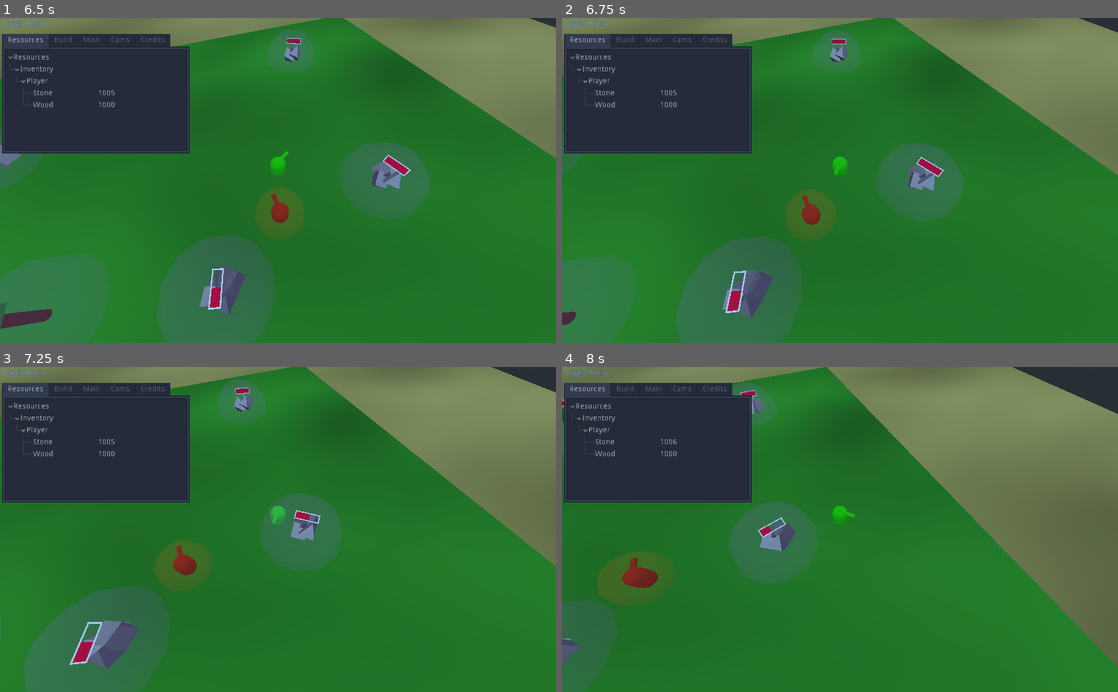
Above: before the commit, frames 1-4 (two rows, left to right).
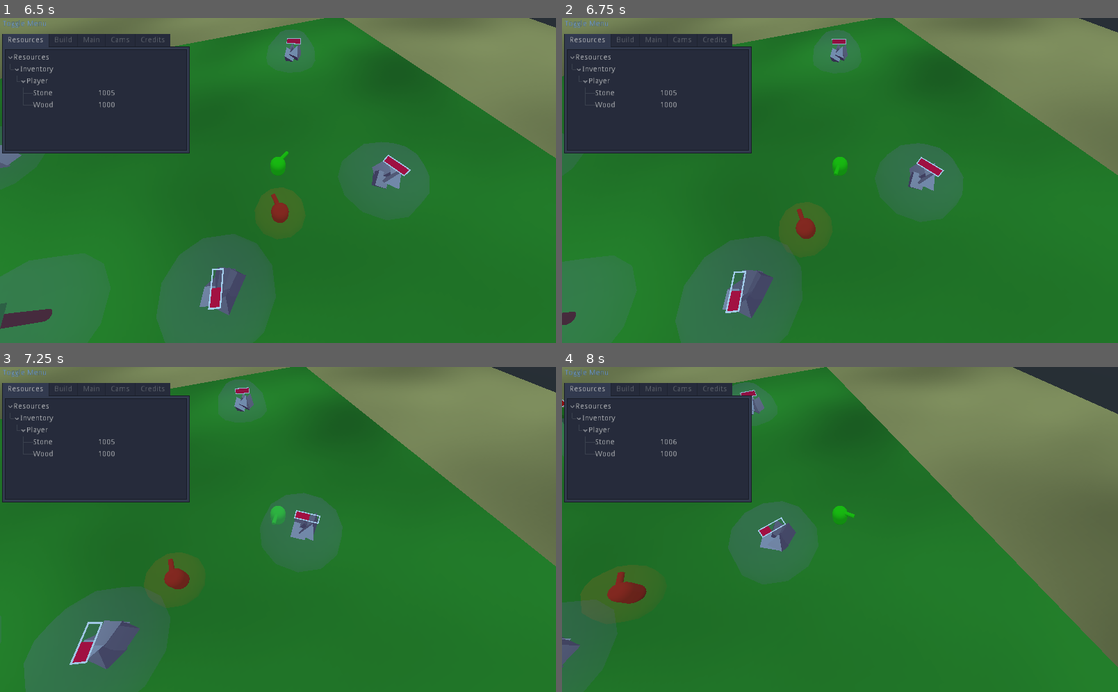
Above: after the commit, the same moments.

Repository: c-dante/godot-jam
Game: Godot game, scene res://FirstScene.tscn
Two runs of this game, one before a commit and one after it. Both use one fixed random seed, a clock stepped at 60 frames per second and the inputs below.
Inputs (mouse positions are in pixels of both pictures, inside the frame that each line leads up to):
- Up to frame 1 (6.5 s): move the mouse to (250, 245) at 0.52 s; press the mouse at (250, 245) at 0.53 s; hold W (move_up) 0.53-2.03 s; move the mouse to (444, 229) at 1.27 s; release the mouse at (444, 229) at 1.28 s; tap Shift (sprint) at 1.35, 4.35 s; move the mouse to (111, 131) at 2.02 s; hold E (turn_ccw) 2.03-2.78 s; hold A (move_left) 2.03-3.53 s; move the mouse to (305, 180) at 2.77 s; tap Q (turn_cw) at 2.85, 5.85 s; move the mouse to (194, 99) at 3.52 s; press the mouse at (194, 99) at 3.53 s; hold S (move_down) 3.53-4.28 s; move the mouse to (400, 164) at 4.27 s; release the mouse at (400, 164) at 4.28 s; hold D (move_right) 4.28-5.03 s; move the mouse to (166, 196) at 5.02 s; hold W (move_up) 5.03-5.78 s; hold E (turn_ccw) 5.03-5.78 s; move the mouse to (333, 109) at 5.77 s; hold D (move_right) from 5.78 s (still down)
- Up to frame 2 (6.75 s): keep holding D (move_right); move the mouse to (812, 245) at 6.52 s; press the mouse at (812, 245) at 6.53 s
- Up to frame 3 (7.25 s): keep holding D (move_right)
- Up to frame 4 (8 s): keep holding D (move_right); move the mouse to (1006, 578) at 7.27 s; release the mouse at (1006, 578) at 7.28 s; tap Shift (sprint) at 7.35 s

Frame 1 is identical in both runs. In frame 2, 1.0% of the frame differs, in the area x 39-49%, y 52-73%; in frame 3, 1.1%; in frame 4, 1.4%, in the area x 3-18%, y 56-78%.

Commit message:
Knockback on enemy

Diff:
--- a/src/InputMovement.gd
+++ b/src/InputMovement.gd
@@ -4,7 +4,6 @@
 
 export (NodePath) var meshPath
 onready var mesh: Spatial = get_node(meshPath)
-
 
 var plane: Plane = Plane(Vector3.UP, 0)
 var baseMax: float = movementSpeed
--- a/src/weapons/Arrow.gd
+++ b/src/weapons/Arrow.gd
@@ -5,6 +5,7 @@
 
 export (int) var owner_id
 export (float) var speed = 25.0
+export (float) var knockback = 100.0
 
 func _ready():
 	if get_tree().create_timer(LIFETIME).connect("timeout", self, "_on_timeout") != OK:
@@ -21,4 +22,9 @@
 func _on_arrow_body_entered(body):
 	if body.get_instance_id() != owner_id:
 		print("Arrow struck", body, body.get_path())
+		var as_kine = body as KinematicBody
+		if as_kine != null:
+			var xform = global_transform.basis.z
+			as_kine.move_and_slide(knockback * xform)
+			print(as_kine)
 		queue_free()
